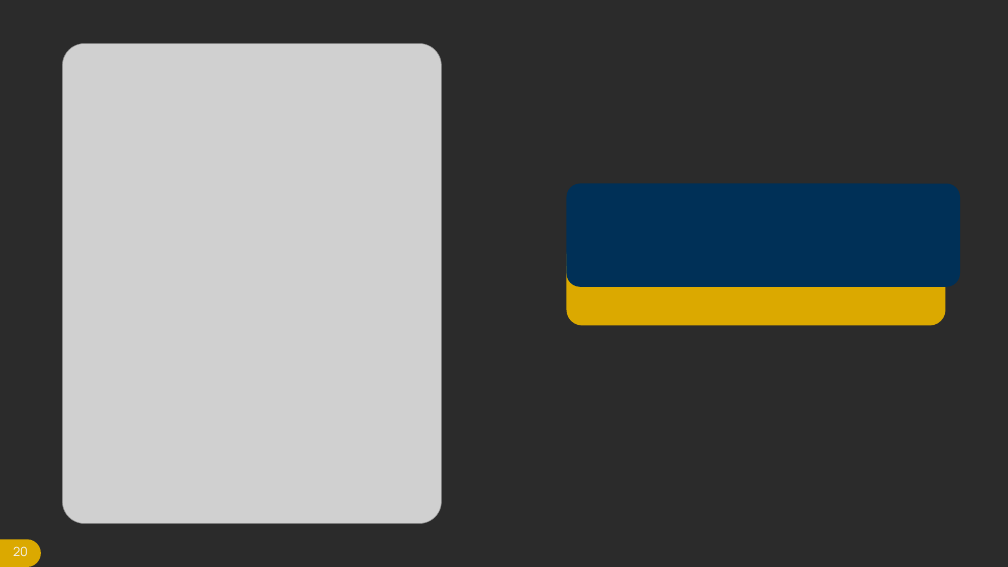
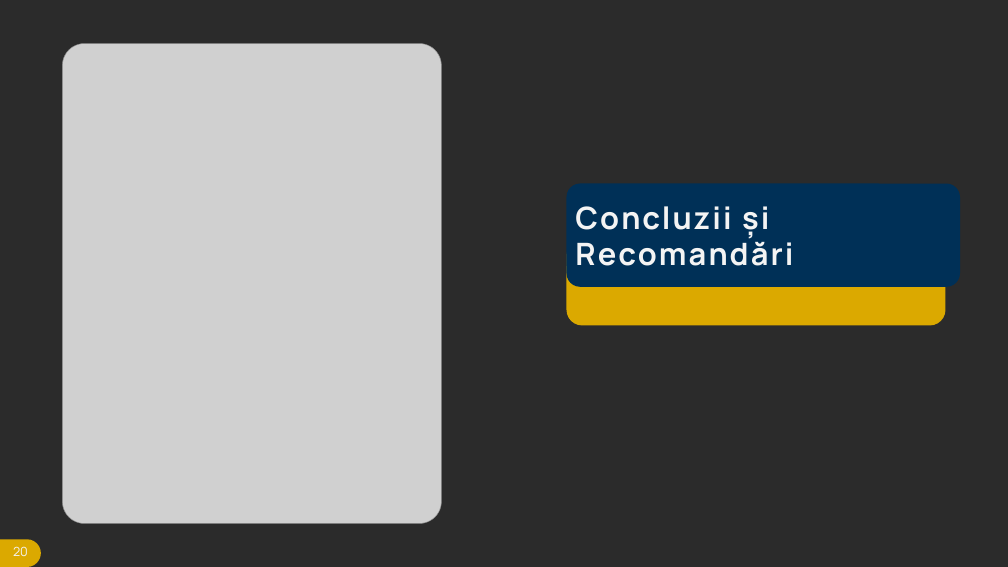
Before and after one commit to neaguvladionut-cmd/bhb-group-report-factory, a slide deck: slide 20 of src/assets/trend/template-raport-de-grup-RO.pptx. Drawn at 1008x567 pixels with LibreOffice and Linux fonts; fonts in the diff are those of the drawing; grey boxes stand for pictures; background and template pictures are left out; a plain dark background stands for a picture behind light text. Boxes give left, top, right and bottom in pixels: in the first picture for what was removed or moved away, otherwise in the second. Text is boxed around its words. In the diff, an @@ line names an element or a change of style, - is before the commit and + after.

```diff
--- a/src/assets/trend/template-raport-de-grup-RO.pptx
+++ b/src/assets/trend/template-raport-de-grup-RO.pptx
@@ text in rounded rectangle at [575,206,793,266]: text added @@
+Concluzii și Recomandări
```
Also in this commit, not shown: 16 other slides changed, 5 slides added, 5 slides removed, 1 other file.
